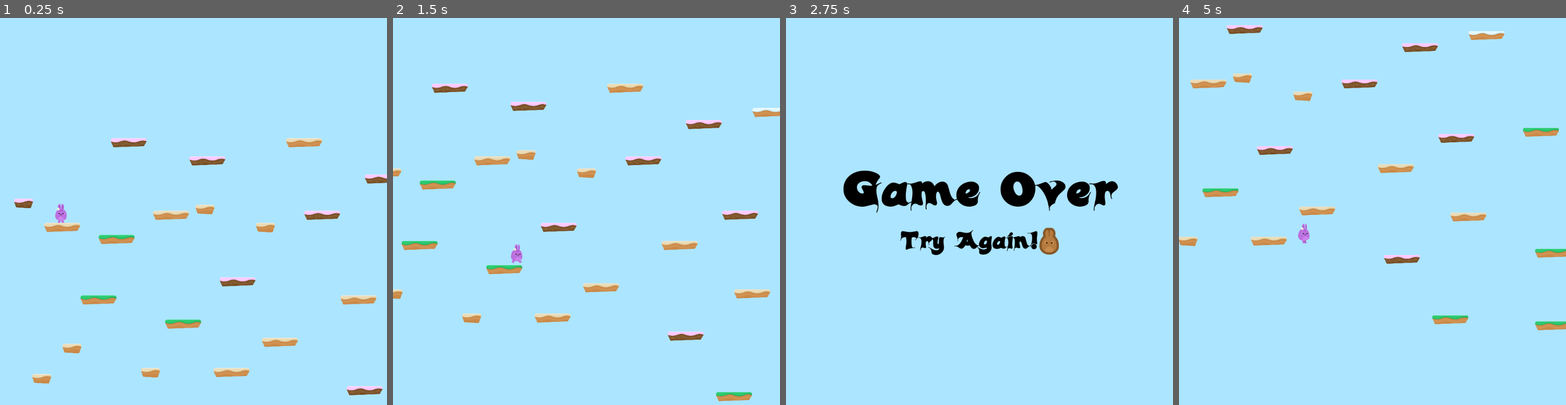
Above: before the commit, frames 1-4 (left to right).
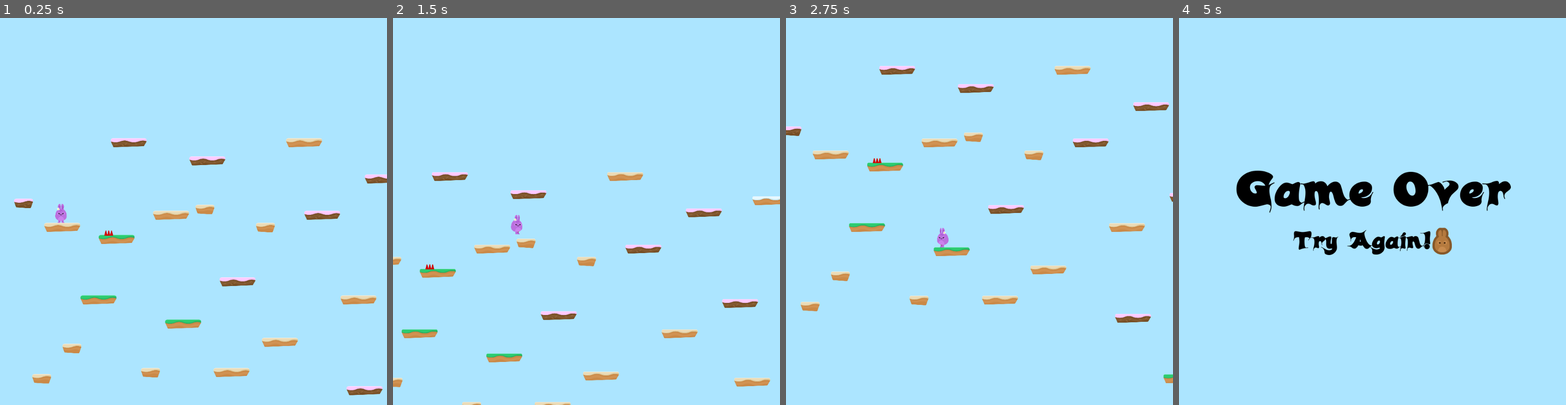
Above: after the commit, the same moments.

Repository: yottaawesome/godot-playground
Game: Godot game, scene res://Levels/Level1.tscn
The game is run twice, just before and just after one commit, with the same random seed, the same clock (stepped at 60 frames per second) and the same inputs.
Inputs (mouse positions are in pixels of both pictures, inside the frame that each line leads up to):
- Up to frame 1 (0.25 s): no input
- Up to frame 2 (1.5 s): hold D (right) from 0.53 s (still down); tap W (jump) at 0.77 s
- Up to frame 3 (2.75 s): tap W (jump) at 1.52 s; release D (right) at 2.03 s; hold A (left) from 2.03 s (still down)
- Up to frame 4 (5 s): release A (left) at 2.75 s; click (1442, 242) at 2.77 s; hold D (right) from 3.53 s (still down); tap W (jump) at 3.77, 4.52 s

The runs differ from the first frame. In frame 1, less than 0.1% of the frame differs, in the area x 26-30%, y 54-57%; in frame 2, 7.2%; in frame 3, 8.2%, in the area x 0-100%, y 12-95%; in frame 4, 8.1%.

Commit message:
Add SpikeTop hazard

Diff:
--- /dev/null
+++ b/src/Hoppy Days/Hazards/Hazards.gd
@@ -0,0 +1,7 @@
+extends Area2D
+
+
+
+func _on_SpikeTop_body_entered(body):
+	if body.has_method("hurt"): # error check
+		body.hurt()
--- /dev/null
+++ b/src/Hoppy Days/Hazards/SpikeTop.tscn
@@ -0,0 +1,16 @@
+[gd_scene load_steps=3 format=2]
+
+[ext_resource path="res://GFX/Environment/spikes_top.png" type="Texture" id=1]
+[ext_resource path="res://Hazards/Hazards.gd" type="Script" id=2]
+
+[node name="SpikeTop" type="Area2D"]
+modulate = Color( 0.913725, 0.0156863, 0.0156863, 1 )
+collision_layer = 4
+script = ExtResource( 2 )
+
+[node name="Sprite" type="Sprite" parent="."]
+texture = ExtResource( 1 )
+
+[node name="CollisionPolygon2D" type="CollisionPolygon2D" parent="."]
+polygon = PoolVector2Array( -33.8013, -26.3475, -47.8172, 27.213, 47.6239, 26.8793, 33.1075, -27.0149 )
+[connection signal="body_entered" from="." to="." method="_on_SpikeTop_body_entered"]
--- a/src/Hoppy Days/Levels/Level1.tscn
+++ b/src/Hoppy Days/Levels/Level1.tscn
@@ -1,13 +1,14 @@
-[gd_scene load_steps=3 format=2]
+[gd_scene load_steps=4 format=2]
 
 [ext_resource path="res://Player/Player.tscn" type="PackedScene" id=1]
 [ext_resource path="res://Levels/Tileset.tres" type="TileSet" id=2]
+[ext_resource path="res://Hazards/SpikeTop.tscn" type="PackedScene" id=3]
 
 [node name="Level1" type="Node2D"]
 
 [node name="Player" parent="." instance=ExtResource( 1 )]
 position = Vector2( 496.56, 165.52 )
-collision_mask = 2147483650
+collision_mask = 6
 
 [node name="TileMap" type="TileMap" parent="."]
 position = Vector2( -1, 0 )
@@ -15,3 +16,8 @@
 collision_layer = 2
 format = 1
 tile_data = PoolIntArray( -851715, 0, 0, -786298, 4, 0, -655274, 0, 0, -655191, 4, 0, -655149, 0, 0, -589808, 0, 0, -58 …(2823 unchanged characters)…
+
+[node name="Hazards" type="Node" parent="."]
+
+[node name="SpikeTop" parent="Hazards" instance=ExtResource( 3 )]
+position = Vector2( 1001.31, 425.736 )
--- a/src/Hoppy Days/Player/Player.gd
+++ b/src/Hoppy Days/Player/Player.gd
@@ -10,6 +10,8 @@
 const UP = Vector2(0,-1)
 const JUMP_SPEED = 3500
 const WORLD_LIMIT = 4000
+
+var lives = 3
 
 signal animate
 
@@ -58,3 +60,11 @@
 
 func end_game():
 	get_tree().change_scene("res://Levels/EndGame.tscn")
+
+func hurt():
+	position.y -= 1
+	yield(get_tree(), "idle_frame")
+	motion.y = -JUMP_SPEED
+	lives -= 1
+	if lives < 0:
+		end_game()
--- a/src/Hoppy Days/project.godot
+++ b/src/Hoppy Days/project.godot
@@ -46,6 +46,7 @@
 
 2d_physics/layer_1="Player"
 2d_physics/layer_2="Terrain"
+2d_physics/layer_3="Hazards"
 
 [rendering]
 
